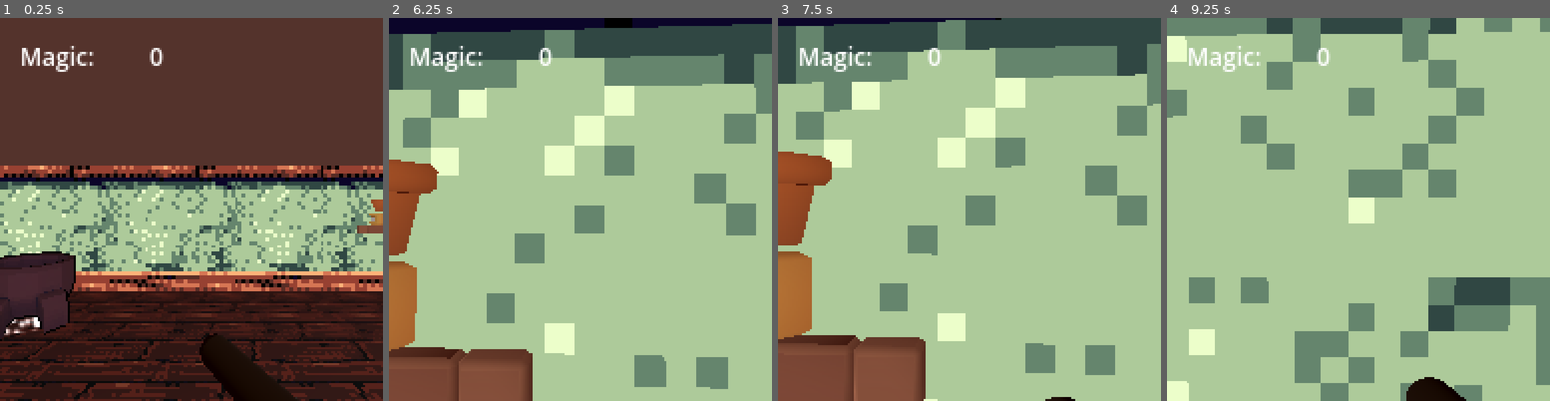
Above: before the commit, frames 1-4 (left to right).
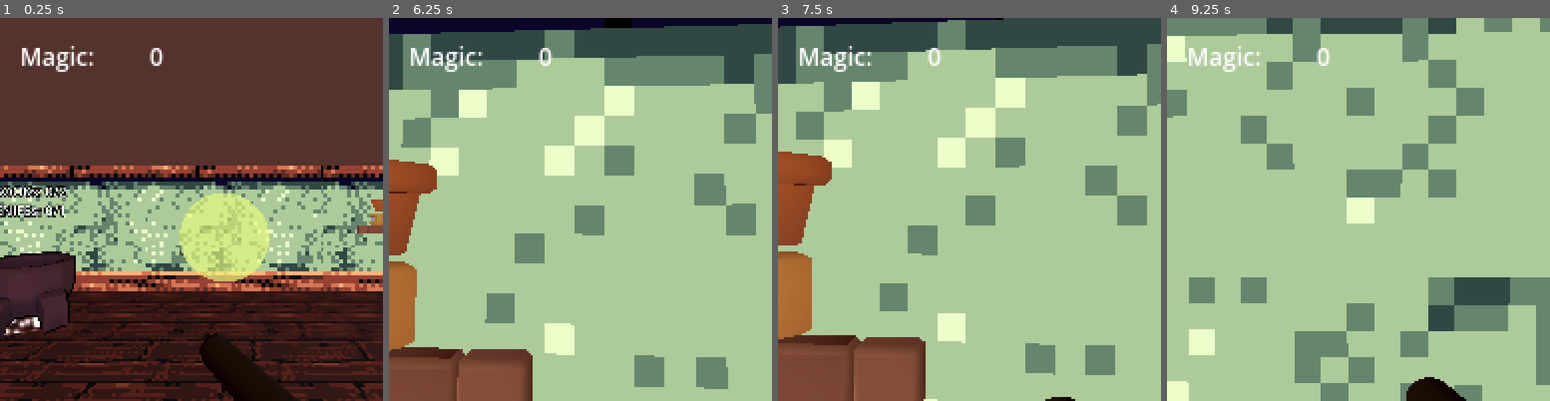
Above: after the commit, the same moments.

Repository: kaisalmon/gwt-85-entry
Game: Godot game, scene res://scenes/level/level.tscn
The game is run twice, just before and just after one commit, with the same random seed, the same clock (stepped at 60 frames per second) and the same inputs.
Inputs (mouse positions are in pixels of both pictures, inside the frame that each line leads up to):
- Up to frame 1 (0.25 s): no input
- Up to frame 2 (6.25 s): move the mouse to (599, 209) at 0.52 s; press the mouse at (599, 209) at 0.53 s; hold W (move_up) 0.53-5.78 s; move the mouse to (561, 209) at 1.27 s; release the mouse at (561, 209) at 1.28 s; click (561, 209) at 1.35 s; move the mouse to (591, 201) at 2.02 s; press the mouse at (591, 201) at 2.03 s; move the mouse to (576, 217) at 2.77 s; release the mouse at (576, 217) at 2.78 s; click (576, 217) at 2.85 s; move the mouse to (611, 213) at 3.52 s; press the mouse at (611, 213) at 3.53 s; move the mouse to (549, 205) at 4.27 s; release the mouse at (549, 205) at 4.28 s; click (549, 205) at 4.35 s; move the mouse to (584, 209) at 5.02 s; press the mouse at (584, 209) at 5.03 s; move the mouse to (565, 201) at 5.77 s; release the mouse at (565, 201) at 5.78 s; hold D (move_right) from 5.78 s (still down); click (565, 201) at 5.85 s
- Up to frame 3 (7.5 s): move the mouse to (988, 209) at 6.52 s; release D (move_right) at 6.53 s; press the mouse at (988, 209) at 6.53 s; hold W (move_up) from 6.53 s (still down); move the mouse to (950, 209) at 7.27 s; release the mouse at (950, 209) at 7.28 s; click (950, 209) at 7.35 s
- Up to frame 4 (9.25 s): move the mouse to (1369, 201) at 8.02 s; press the mouse at (1369, 201) at 8.03 s; move the mouse to (1354, 217) at 8.77 s; release W (move_up) at 8.78 s; release the mouse at (1354, 217) at 8.78 s; hold A (move_left) from 8.78 s (still down); click (1354, 217) at 8.85 s

The runs differ from the first frame. In frame 1, 5.2% of the frame differs, in the area x 0-71%, y 43-69%; in frame 2, 0.4%; in frame 3, 0.1%; in frame 4, 0.3%.

Commit message:
⭐ recipes, magic types, cauldron

Diff:
--- /dev/null
+++ b/recipe.gd
@@ -0,0 +1,17 @@
+class_name Recipe
+extends Resource
+
+
+enum MagicType {
+	SOFT,
+	CRISPY,
+	STURDY,
+	HOLLOW,
+	BULKY
+}
+
+#item -> amount
+@export var ingredients: Dictionary[Item.ItemType, int]
+
+#magic type -> amount
+@export var produced_magic: Dictionary[MagicType, int]
--- a/scenes/interactable/cauldron.tscn
+++ b/scenes/interactable/cauldron.tscn
@@ -59,7 +59,13 @@
 process_material = SubResource("ParticleProcessMaterial_3um5l")
 draw_pass_1 = SubResource("QuadMesh_m4y0a")
 
-[node name="ItemConsumer" parent="." instance=ExtResource("4_sw1e1")]
+[node name="ItemConsumer" parent="." node_paths=PackedStringArray("debug_label_3d") instance=ExtResource("4_sw1e1")]
 transform = Transform3D(1, 0, 0, 0, 1, 0, 0, 0, 1, 0, 0.4, 0)
+debug_label_3d = NodePath("../DebugLabel3D")
+
+[node name="DebugLabel3D" type="Label3D" parent="."]
+transform = Transform3D(1, 0, 0, 0, 1, 0, 0, 0, 1, 0, 1.41314, 0)
+billboard = 2
+text = "lorem ipsum"
 
 [editable path="blockbench_export"]
--- a/scenes/interactable/item_consumer.gd
+++ b/scenes/interactable/item_consumer.gd
@@ -4,19 +4,92 @@
 ## Consumes items and converts them to magic
 ## Used for the cauldron.
 
+
+@export var recipe: Recipe
+
+@export var debug_label_3d: Label3D
+
+@export var provided_ingredients: Dictionary[Item.ItemType, int]
+
 func _ready() -> void:
-	pass
+	#set_highlight(false)
+	update_recipe_display()
+	if recipe.ingredients.size() == 0:
+		push_warning("the recipe on ", self.name, " does not require any ingredients in the recipe")
+	if recipe.produced_magic.size() == 0:
+		push_warning("the recipe on ", self.name, " does not produce any magic from the recipe")
 
 func can_interact(_player: Player) -> bool:
 	#TODO ?
 	return true
 
-func interact(_player: Player) -> void:
-	print("interacting with ", self.name)
-	#TODO
-	pass
+
+#TODO: should we only allow to add items required for the recipe? what about excess amount?
+func interact(player: Player) -> void:
+	if !is_instance_valid(player.held_item):
+		#print("interacting with ", self.name, ": the player does not hold an item")
+		return
+
+	var item: Item.ItemType = player.held_item.item_type
+	#print("interacting with ", self.name, ": using item type: ", Item.ItemType.keys()[item])
+	player.remove_current_item()
+
+	if provided_ingredients.has(item):
+		provided_ingredients[item] = provided_ingredients[item] + 1
+	else:
+		provided_ingredients[item] = 1
+
+	if is_recipe_completed():
+		for magic_type: Recipe.MagicType in recipe.produced_magic.keys():
+			push_warning("adding produced magic of type ", Recipe.MagicType.keys()[magic_type], "... (types not implemented yet!)")
+			if recipe.produced_magic[magic_type] == 0:
+				push_warning("found produced magic definition of type (", Recipe.MagicType.keys()[magic_type], ") with a zero amount!!")
+
+
+
+			player.change_magic(recipe.produced_magic[magic_type])
+
+		provided_ingredients.clear()
+
+	update_recipe_display()
 
 func set_highlight(highlight_new: bool) -> void:
-	print("highlighting for ", self.name, ": ", highlight_new)
-	#TODO
-	pass
+	#print("highlighting for ", self.name, ": ", highlight_new)
+	debug_label_3d.visible = highlight_new
+
+func has_necessary_ingredients_for(item_type: Item.ItemType) -> bool:
+	if recipe.ingredients.size() == 0:
+		return true
+	var needed_amount: int = recipe.ingredients[item_type]
+	var current_amount: int = 0
+	if provided_ingredients.has(item_type):
+		current_amount = provided_ingredients[item_type]
+	return current_amount >= needed_amount
+
+func update_recipe_display() -> void:
+	var recipe_texts: Array[String] = []
+	for item_type: Item.ItemType in recipe.ingredients.keys():
+		if recipe.ingredients[item_type] == 0:
+			push_warning("the recipe on ", self.name, " has an item entry with a 0 amount for ", Item.ItemType.keys()[item_type])
+			continue
+		var needed_amount: int = recipe.ingredients[item_type]
+		var current_amount: int = 0
+		if provided_ingredients.has(item_type):
+			current_amount = provided_ingredients[item_type]
+
+		recipe_texts.append(Item.ItemType.keys()[item_type] + "s: " + str(current_amount) + "/" + str(needed_amount))
+
+	for item_type: Item.ItemType in provided_ingredients:
+		if !recipe.ingredients.has(item_type):
+			var current_amount: int = provided_ingredients[item_type]
+			recipe_texts.append(Item.ItemType.keys()[item_type] + "s: " + str(current_amount) + "/0")
+
+
+	debug_label_3d.text = "\n".join(recipe_texts)
+
+func is_recipe_completed() -> bool:
+	for item_type: Item.ItemType in recipe.ingredients.keys():
+		if !has_necessary_ingredients_for(item_type):
+			return false
+
+	return true
--- a/scenes/interactable/item_provider.gd
+++ b/scenes/interactable/item_provider.gd
@@ -3,11 +3,13 @@
 
 @export var produced_item: Item.ItemType
 
+@onready var debug_label_3d: Label3D = $DebugLabel3D
+
 func _ready() -> void:
-	pass
+	debug_label_3d.text = Item.ItemType.keys()[produced_item]
+	set_highlight(false)
 
 func can_interact(_player: Player) -> bool:
-	#TODO ?
 	return true
 
 func interact(player: Player) -> void:
@@ -15,13 +17,12 @@
 
 	if is_instance_valid(player.held_item):
 		print("player can't pick up '", Item.ItemType.keys()[produced_item], "' from '", self.name, "' because he currently holds '", player.held_item)
+		# TODO: should we allow the player to remove items from his hand if its from the same type?
 		return
 
 	var new_item: Item = Item.get_scene(produced_item).instantiate() as Item
 	player.set_item(new_item)
 
 func set_highlight(highlight_new: bool) -> void:
-	print("highlighting for ", self.name, ": ", highlight_new)
-
-	#TODO
-	pass
+	#print("highlighting for ", self.name, ": ", highlight_new)
+	debug_label_3d.visible = highlight_new
--- a/scenes/interactable/item_provider.tscn
+++ b/scenes/interactable/item_provider.tscn
@@ -24,3 +24,8 @@
 
 [node name="MeshInstance3D" type="MeshInstance3D" parent="."]
 mesh = SubResource("SphereMesh_vyspm")
+
+[node name="DebugLabel3D" type="Label3D" parent="."]
+transform = Transform3D(1, 0, 0, 0, 1, 0, 0, 0, 1, 0, 0.896345, 0)
+billboard = 2
+text = "lorem ipsum"
--- a/scenes/interactable/room_expander.gd
+++ b/scenes/interactable/room_expander.gd
@@ -2,7 +2,7 @@
 extends Interactable
 
 func _ready() -> void:
-	pass
+	set_highlight(false)
 
 func can_interact(_player: Player) -> bool:
 	#TODO ?
--- a/scenes/item/book_item.tscn
+++ b/scenes/item/book_item.tscn
@@ -1,18 +1,38 @@
-[gd_scene load_steps=5 format=3 uid="uid://wu271fptdut0"]
+[gd_scene load_steps=7 format=3 uid="uid://wu271fptdut0"]
 
 [ext_resource type="Script" uid="uid://bbx7m1m8u2jbf" path="res://scenes/item/item.gd" id="1_aocwp"]
 
-[sub_resource type="StandardMaterial3D" id="StandardMaterial3D_4vst8"]
-albedo_color = Color(1, 0, 0, 1)
+[sub_resource type="StandardMaterial3D" id="StandardMaterial3D_3r1n4"]
 
-[sub_resource type="StandardMaterial3D" id="StandardMaterial3D_aocwp"]
-next_pass = SubResource("StandardMaterial3D_4vst8")
+[sub_resource type="BoxMesh" id="BoxMesh_dywoi"]
+material = SubResource("StandardMaterial3D_3r1n4")
+size = Vector3(0.55, 0.1, 0.55)
 
-[sub_resource type="PrismMesh" id="PrismMesh_4vst8"]
-material = SubResource("StandardMaterial3D_aocwp")
+[sub_resource type="StandardMaterial3D" id="StandardMaterial3D_dywoi"]
+albedo_color = Color(0.0800073, 0.247048, 0.194022, 1)
 
-[node name="DummyItem" type="Node3D"]
+[sub_resource type="BoxMesh" id="BoxMesh_3r1n4"]
+material = SubResource("StandardMaterial3D_dywoi")
+size = Vector3(0.6, 0.05, 0.6)
+
+[sub_resource type="BoxMesh" id="BoxMesh_jblyg"]
+material = SubResource("StandardMaterial3D_dywoi")
+size = Vector3(0.1, 0.18, 0.6)
+
+[node name="BookItem" type="Node3D"]
 script = ExtResource("1_aocwp")
 
-[node name="MeshInstance3D" type="MeshInstance3D" parent="."]
-mesh = SubResource("PrismMesh_4vst8")
+[node name="DummyMesh" type="MeshInstance3D" parent="."]
+mesh = SubResource("BoxMesh_dywoi")
+
+[node name="DummyMesh2" type="MeshInstance3D" parent="."]
+transform = Transform3D(1, 0, 0, 0, 1, 0, 0, 0, 1, 0, 0.0651786, 0)
+mesh = SubResource("BoxMesh_3r1n4")
+
+[node name="DummyMesh3" type="MeshInstance3D" parent="."]
+transform = Transform3D(1, 0, 0, 0, 1, 0, 0, 0, 1, 0, -0.065, 0)
+mesh = SubResource("BoxMesh_3r1n4")
+
+[node name="DummyMesh4" type="MeshInstance3D" parent="."]
+transform = Transform3D(1, 0, 0, 0, 1, 0, 0, 0, 1, -0.3, 0, 0)
+mesh = SubResource("BoxMesh_jblyg")
--- a/scenes/item/candle_item.tscn
+++ b/scenes/item/candle_item.tscn
@@ -1,18 +1,31 @@
-[gd_scene load_steps=5 format=3 uid="uid://cbdv8jmxybrli"]
+[gd_scene load_steps=6 format=3 uid="uid://cbdv8jmxybrli"]
 
 [ext_resource type="Script" uid="uid://bbx7m1m8u2jbf" path="res://scenes/item/item.gd" id="1_b1tlb"]
 
-[sub_resource type="StandardMaterial3D" id="StandardMaterial3D_4vst8"]
-albedo_color = Color(1, 0, 0, 1)
+[sub_resource type="StandardMaterial3D" id="StandardMaterial3D_b1tlb"]
+albedo_color = Color(1, 0.513054, 0.254568, 1)
 
-[sub_resource type="StandardMaterial3D" id="StandardMaterial3D_aocwp"]
-next_pass = SubResource("StandardMaterial3D_4vst8")
+[sub_resource type="CylinderMesh" id="CylinderMesh_b1tlb"]
+material = SubResource("StandardMaterial3D_b1tlb")
+top_radius = 0.07
+bottom_radius = 0.07
+height = 0.2
 
-[sub_resource type="PrismMesh" id="PrismMesh_4vst8"]
-material = SubResource("StandardMaterial3D_aocwp")
+[sub_resource type="StandardMaterial3D" id="StandardMaterial3D_57h7h"]
+shading_mode = 0
 
-[node name="DummyItem" type="Node3D"]
+[sub_resource type="CapsuleMesh" id="CapsuleMesh_b1tlb"]
+material = SubResource("StandardMaterial3D_57h7h")
+radius = 0.03
+height = 0.1
+
+[node name="CandleItem" type="Node3D"]
 script = ExtResource("1_b1tlb")
+item_type = 1
 
-[node name="MeshInstance3D" type="MeshInstance3D" parent="."]
-mesh = SubResource("PrismMesh_4vst8")
+[node name="DummyMesh" type="MeshInstance3D" parent="."]
+mesh = SubResource("CylinderMesh_b1tlb")
+
+[node name="DummyMesh2" type="MeshInstance3D" parent="."]
+transform = Transform3D(1, 0, 0, 0, 1, 0, 0, 0, 1, 0, 0.144963, 0)
+mesh = SubResource("CapsuleMesh_b1tlb")
--- a/scenes/item/knife_item.tscn
+++ b/scenes/item/knife_item.tscn
@@ -1,18 +1,33 @@
-[gd_scene load_steps=5 format=3 uid="uid://dtqktl31x16f1"]
+[gd_scene load_steps=6 format=3 uid="uid://dtqktl31x16f1"]
 
 [ext_resource type="Script" uid="uid://bbx7m1m8u2jbf" path="res://scenes/item/item.gd" id="1_elfyg"]
 
-[sub_resource type="StandardMaterial3D" id="StandardMaterial3D_4vst8"]
-albedo_color = Color(1, 0, 0, 1)
+[sub_resource type="StandardMaterial3D" id="StandardMaterial3D_elfyg"]
+albedo_color = Color(0.522737, 0.338662, 0.0434357, 1)
 
-[sub_resource type="StandardMaterial3D" id="StandardMaterial3D_aocwp"]
-next_pass = SubResource("StandardMaterial3D_4vst8")
+[sub_resource type="CapsuleMesh" id="CapsuleMesh_elfyg"]
+material = SubResource("StandardMaterial3D_elfyg")
+radius = 0.08
+height = 0.4
 
-[sub_resource type="PrismMesh" id="PrismMesh_4vst8"]
-material = SubResource("StandardMaterial3D_aocwp")
+[sub_resource type="StandardMaterial3D" id="StandardMaterial3D_lsuh1"]
+albedo_color = Color(0.61339, 0.61339, 0.61339, 1)
+metallic = 1.0
+metallic_specular = 1.0
+roughness = 0.4
 
-[node name="DummyItem" type="Node3D"]
+[sub_resource type="BoxMesh" id="BoxMesh_elfyg"]
+material = SubResource("StandardMaterial3D_lsuh1")
+size = Vector3(0.2, 0.4, 0.05)
+
+[node name="KnifeItem" type="Node3D"]
 script = ExtResource("1_elfyg")
+item_type = 2
 
-[node name="MeshInstance3D" type="MeshInstance3D" parent="."]
-mesh = SubResource("PrismMesh_4vst8")
+[node name="DummyMesh" type="MeshInstance3D" parent="."]
+mesh = SubResource("CapsuleMesh_elfyg")
+
+[node name="DummyMesh2" type="MeshInstance3D" parent="."]
+transform = Transform3D(0.989651, -0.143493, 0, 0.143493, 0.989651, 0, 0, 0, 1, 0, 0.359264, 0)
+mesh = SubResource("BoxMesh_elfyg")
+skeleton = NodePath("../DummyMesh")
--- a/scenes/level/level.tscn
+++ b/scenes/level/level.tscn
@@ -14,6 +14,7 @@
 [ext_resource type="ArrayMesh" uid="uid://b1uvctgnt15c6" path="res://models/pictureframe_medium.obj" id="12_3rml5"]
 [ext_resource type="ArrayMesh" uid="uid://cofvr8yva6bwx" path="res://models/lamp_standing.obj" id="13_a5iu8"]
 [ext_resource type="PackedScene" uid="uid://b7658larp87xq" path="res://scenes/interactable/cauldron.tscn" id="14_b3up8"]
+[ext_resource type="Script" uid="uid://m6koss8c30rd" path="res://recipe.gd" id="15_ivku7"]
 [ext_resource type="PackedScene" uid="uid://b5npl0ksq8mxq" path="res://scenes/interactable/item_provider.tscn" id="15_vrc4q"]
 [ext_resource type="PackedScene" uid="uid://c4mtybhuv7us2" path="res://scenes/interactable/room_expander.tscn" id="16_x4oov"]
 
@@ -49,6 +50,17 @@
 
 [sub_resource type="ConvexPolygonShape3D" id="ConvexPolygonShape3D_t51ir"]
 points = PackedVector3Array(-0.5, 1.79996, -0.296496, -0.440486, 1.79996, -0.440486, -0.259495, 0, 0, -0.5, 1.79996, 0. …(1058 unchanged characters)…
+
+[sub_resource type="Resource" id="Resource_ss4b2"]
+script = ExtResource("15_ivku7")
+ingredients = Dictionary[int, int]({
+0: 2,
+2: 1
+})
+produced_magic = Dictionary[int, int]({
+2: 5
+})
+metadata/_custom_type_script = "uid://m6koss8c30rd"
 
 [node name="Level" instance=ExtResource("1_h3e3j")]
 
@@ -129,8 +141,22 @@
 [node name="Cauldron" parent="." index="6" instance=ExtResource("14_b3up8")]
 transform = Transform3D(1, 0, 0, 0, 1, 0, 0, 0, 1, -1.92268, 0, -2.96324)
 
+[node name="ItemConsumer" parent="Cauldron" index="1"]
+recipe = SubResource("Resource_ss4b2")
+
 [node name="ItemProvider" parent="." index="7" instance=ExtResource("15_vrc4q")]
 transform = Transform3D(1, 0, 0, 0, 1, 0, 0, 0, 1, -3, 1, 3)
 
-[node name="RoomExpander" parent="." index="8" instance=ExtResource("16_x4oov")]
-transform = Transform3D(1, 0, 0, 0, 1, 0, 0, 0, 1, -3, 1, 0)
+[node name="ItemProvider2" parent="." index="8" instance=ExtResource("15_vrc4q")]
+transform = Transform3D(1, 0, 0, 0, 1, 0, 0, 0, 1, -2.99379, 1, 1.58459)
+produced_item = 1
+
+[node name="ItemProvider3" parent="." index="9" instance=ExtResource("15_vrc4q")]
+transform = Transform3D(1, 0, 0, 0, 1, 0, 0, 0, 1, -3.02163, 1, 0.217578)
+produced_item = 2
+
+[node name="RoomExpander" parent="." index="10" instance=ExtResource("16_x4oov")]
+transform = Transform3D(1, 0, 0, 0, 1, 0, 0, 0, 1, 0.365284, 1, -2.85657)
+
+[editable path="Cauldron"]
+[editable path="Cauldron/blockbench_export"]
Not shown, added: recipe.gd.uid
Not shown: 1 places in scenes/decor/window_portal_material.tres that only renumber resources
Not shown: 1 places in scenes/level/level.tscn that only renumber resources
